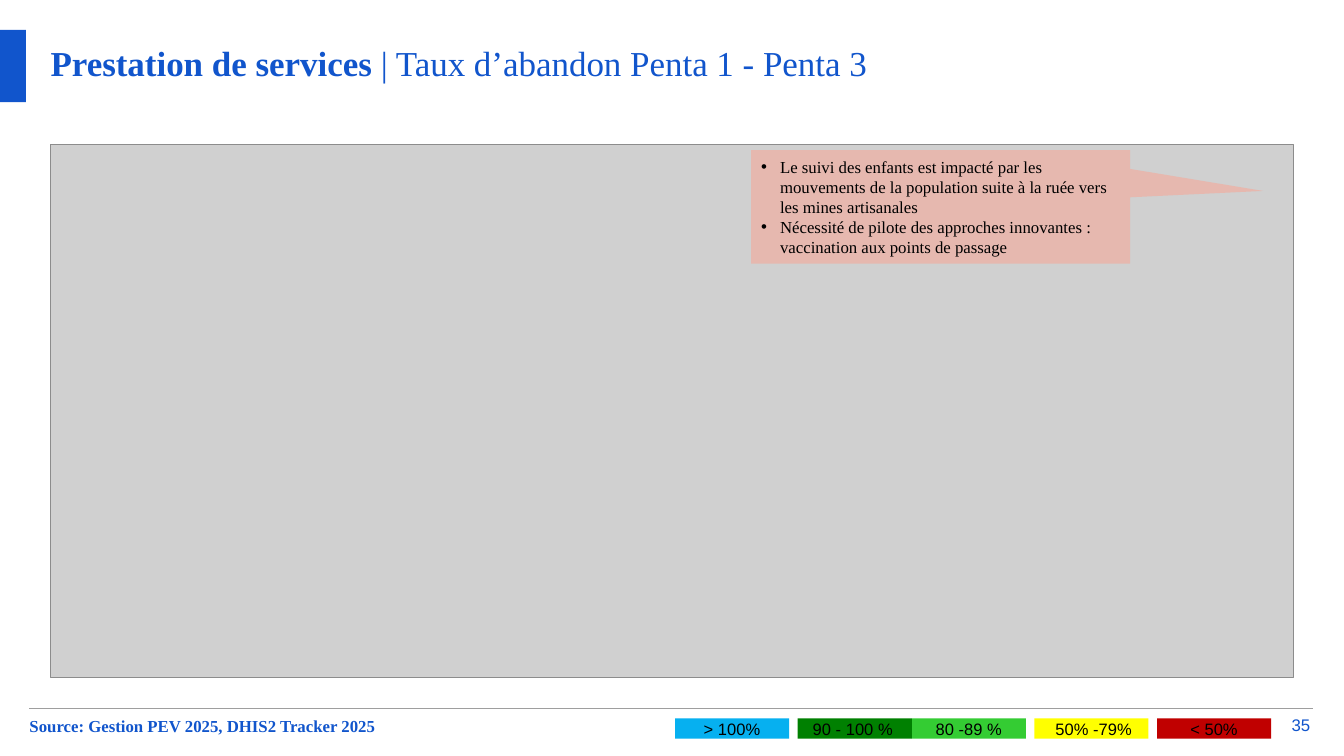
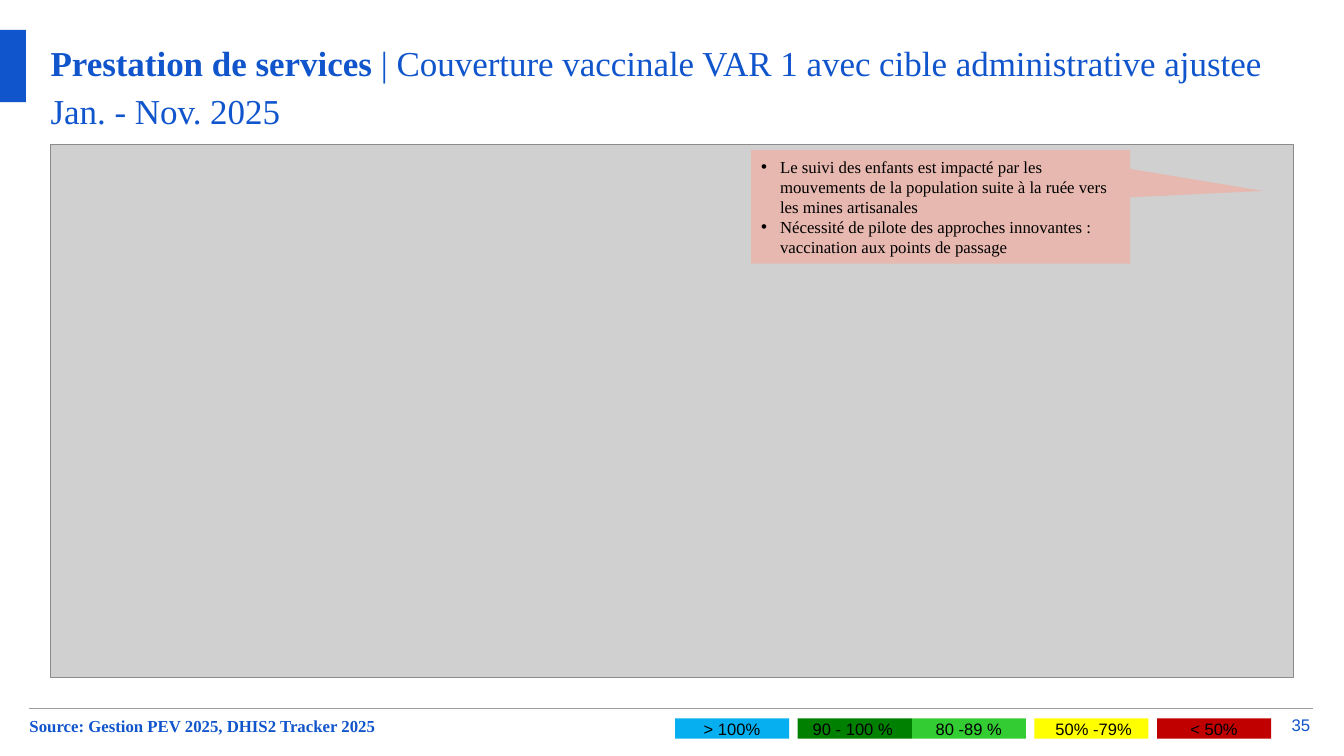
Before and after one commit to WHO-IST-CA/revue_annuelle, a slide deck: slide 35 of docs/epi/presentations/j1/Revue annuelle PEV 2025 _ Presentation S&E (2).pptx. Drawn at 1344x756 pixels with LibreOffice and Linux fonts; fonts in the diff are those of the drawing; grey boxes stand for pictures. Boxes give left, top, right and bottom in pixels: in the first picture for what was removed or moved away, otherwise in the second. Text is boxed around its words. In the diff, an @@ line names an element or a change of style, - is before the commit and + after.

```diff
--- a/docs/epi/presentations/j1/Revue annuelle PEV 2025 _ Presentation S&E (2).pptx
+++ b/docs/epi/presentations/j1/Revue annuelle PEV 2025 _ Presentation S&E (2).pptx
@@ text at [51, 51, 1261, 125]: text changed @@
-Prestation de services | Taux d’abandon Penta 1 - Penta 3
+Prestation de services | Couverture vaccinale VAR 1 avec cible administrative ajustee Jan. - Nov. 2025
```
Also in this commit, not shown: 1 other slide changed, 6 other files.
